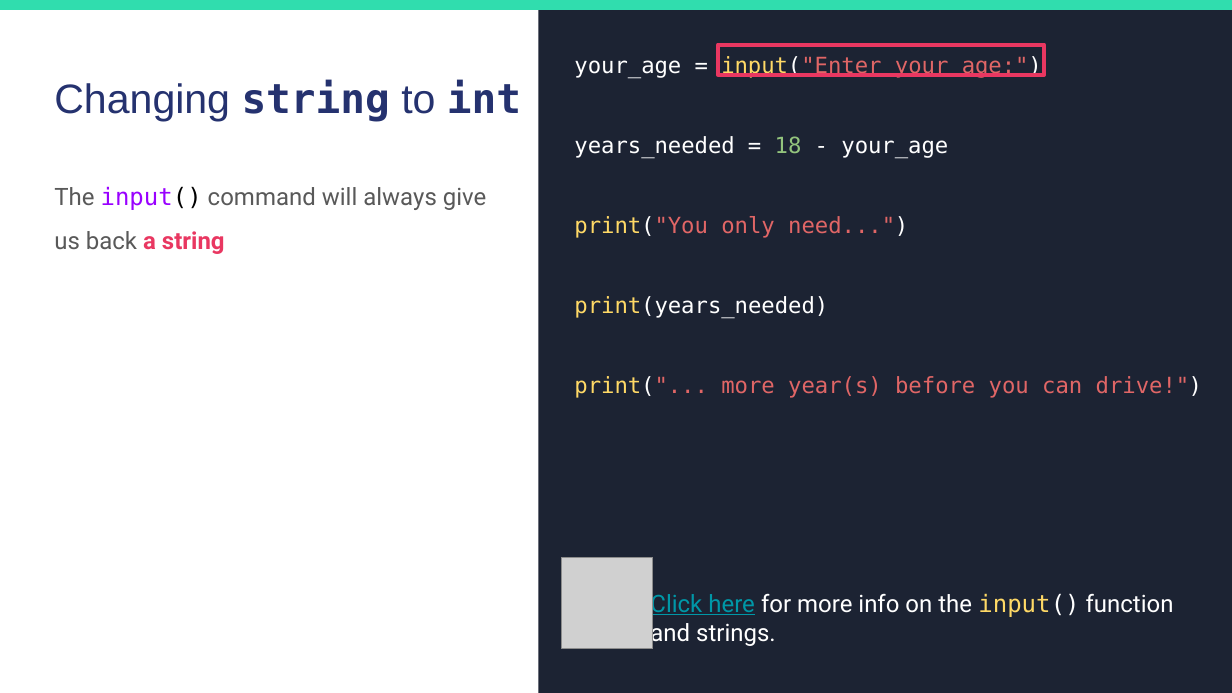
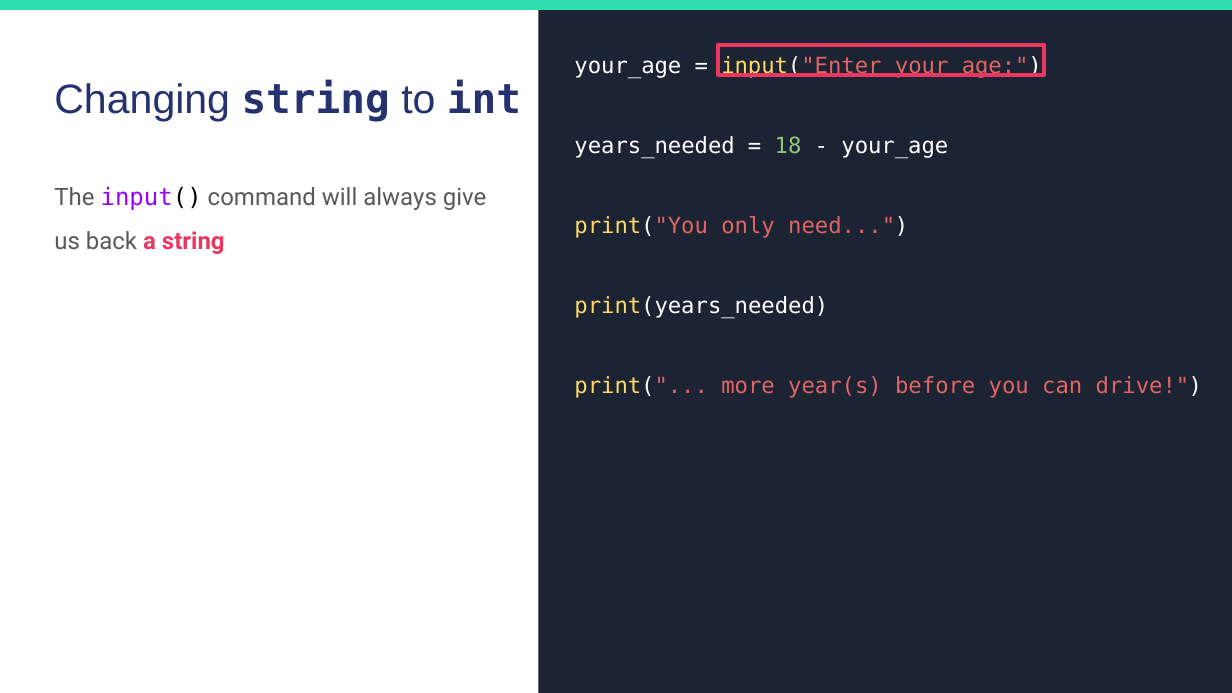
Before and after one commit to duari132/6iec-intermediate-coding, a slide deck: slide 12 of Lesson-2-Integers-and-Strings/Lesson-2-Integers-and-Strings.pptx. Drawn at 1232x693 pixels with LibreOffice and Linux fonts; fonts in the diff are those of the drawing; grey boxes stand for pictures. Boxes give left, top, right and bottom in pixels: in the first picture for what was removed or moved away, otherwise in the second. Text is boxed around its words. In the diff, an @@ line names an element or a change of style, - is before the commit and + after.

```diff
--- a/Lesson-2-Integers-and-Strings/Lesson-2-Integers-and-Strings.pptx
+++ b/Lesson-2-Integers-and-Strings/Lesson-2-Integers-and-Strings.pptx
@@ picture removed at bbox=[562, 557, 653, 648] @@
@@ text removed at bbox=[650, 590, 1174, 647] @@
-Click here for more info on the input() function and strings.
```
Also in this commit, not shown: 5 other slides changed.
